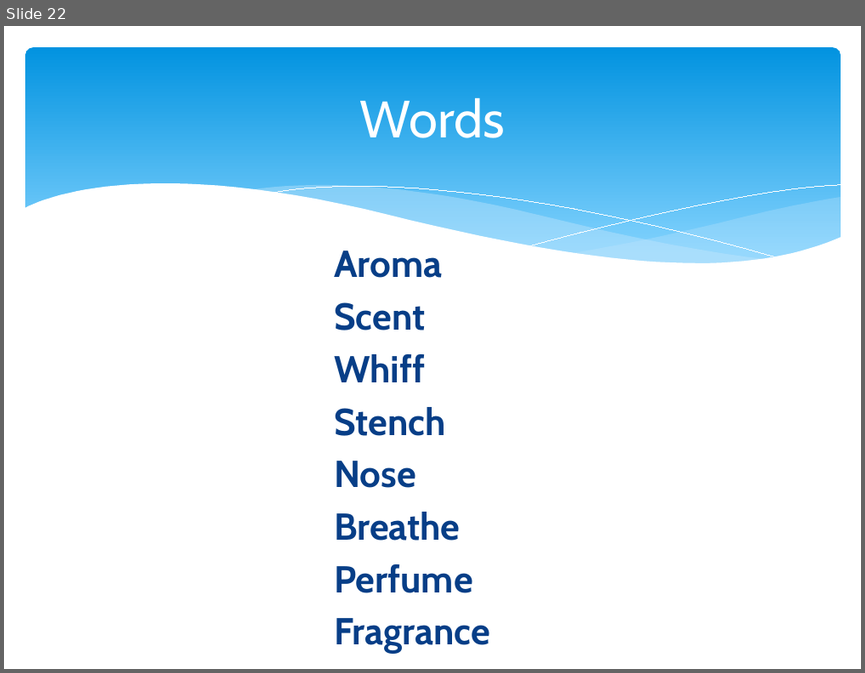
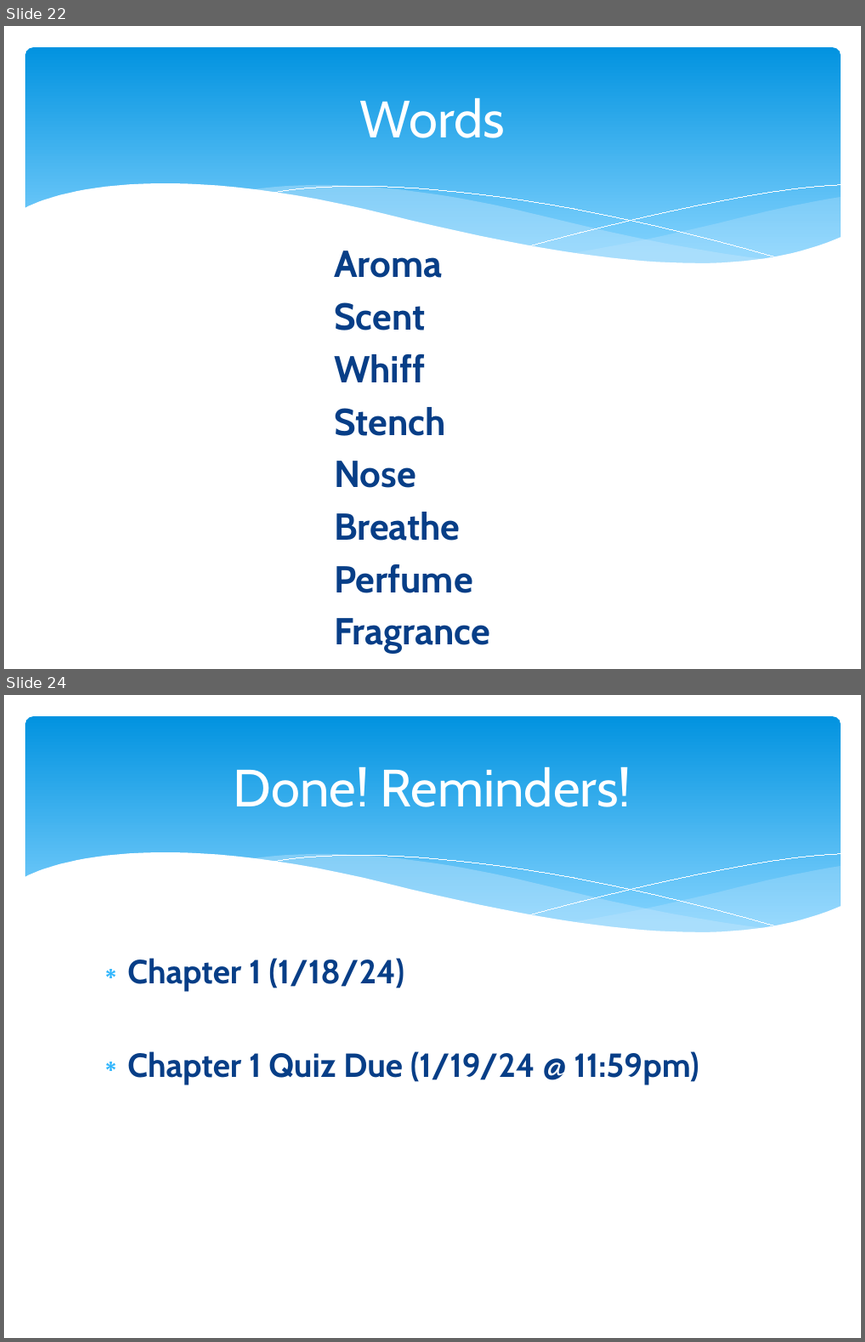
Before and after one commit to npm27/Teaching-Materials, a slide deck: Memory/Slides/0 First Day Info.pptx. Shown one above the other, each under a label of ours: slide 22 before the commit, slides 22 and 24 after it; the slides between them are not shown. The pictures are 865x673 and 865x1342 pixels, drawn with LibreOffice and Linux fonts; fonts in the diff are those of the drawing. Boxes give left, top, right and bottom in pixels: in the first picture for what was removed or moved away, otherwise in the second. Text is boxed around its words. In the diff, an @@ line names an element or a change of style, - is before the commit and + after.

```diff
--- a/Memory/Slides/0 First Day Info.pptx
+++ b/Memory/Slides/0 First Day Info.pptx
@@ slide 24 added at (4,695,861,1338), background #FFFFFF; not listed: 6 template elements that a slide beside it also shows @@
@@ title added at (234,767,631,807), 44 pt, text #FFFFFF @@
+Done! Reminders!
@@ text added at (127,958,698,1084), 28 pt, text #073E87, bold @@
+∗ Chapter 1 (1/18/24)
+∗ Chapter 1 Quiz Due (1/19/24 @ 11:59pm)
```
Also in this commit, not shown: 8 slides changed, 1 other slide added, 1 slide removed, 4 other files.
